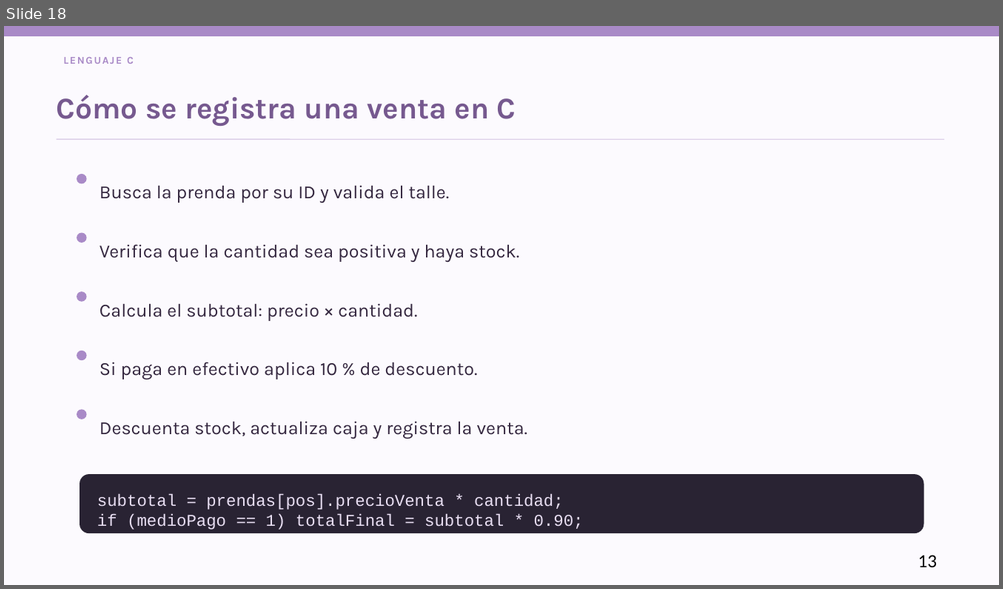
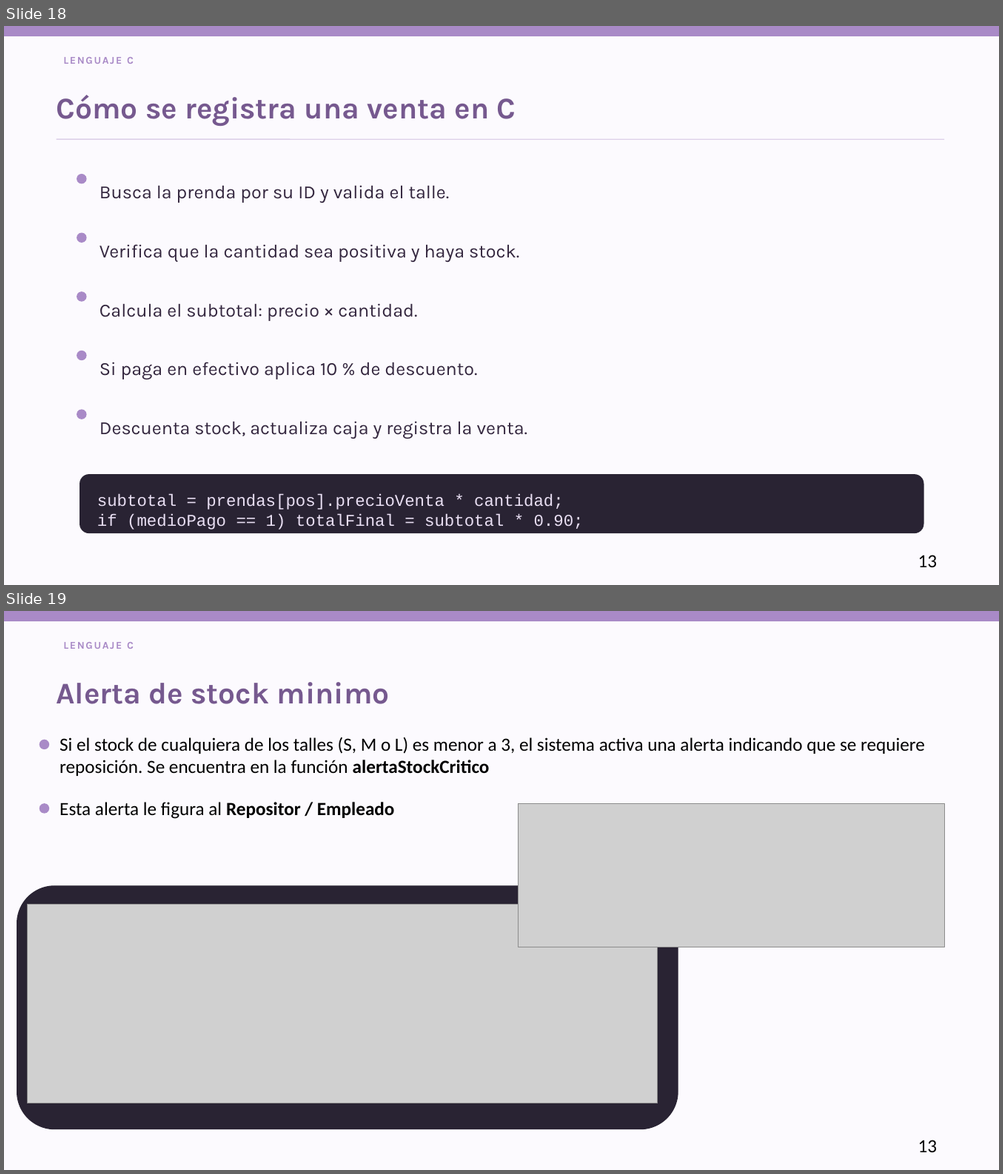
Before and after one commit to Daiiveliz/ProyectoIndumentariaPro, a slide deck: TIENDA_PRO_Presentacion_Equipo_y_GitHub.pptx. Shown one above the other, each under a label of ours: slide 18 before the commit, slides 18 and 19 after it. The pictures are 1003x589 and 1003x1174 pixels, drawn with LibreOffice and Linux fonts; fonts in the diff are those of the drawing; grey boxes stand for pictures. Boxes give left, top, right and bottom in pixels: in the first picture for what was removed or moved away, otherwise in the second. Text is boxed around its words. In the diff, an @@ line names an element or a change of style, - is before the commit and + after.

```diff
--- a/TIENDA_PRO_Presentacion_Equipo_y_GitHub.pptx
+++ b/TIENDA_PRO_Presentacion_Equipo_y_GitHub.pptx
@@ slide 19 added at <box>4,611,999,1170</box>, background #FCFAFE @@
@@ rectangle added at <box>4,611,999,621</box>, fill #A98AC7, outline #A98AC7 1 pt @@
@@ text added at <box>63,642,134,649</box>, 10 pt, text #A98AC7, bold @@
+LENGUAJE C
@@ text added at <box>57,682,390,704</box>, 29 pt, text #76598F, bold @@
+Alerta de stock minimo
@@ ellipse added at <box>40,740,48,749</box>, fill #A98AC7, outline #A98AC7 1 pt @@
@@ text added at <box>60,737,925,819</box>, 18 pt, text #000000 @@
+Si el stock de cualquiera de los talles (S, M o L) es menor a 3, el sistema activa una alerta indicando que se requiere reposición. Se encuentra en la función alertaStockCritico
+Esta alerta le figura al Repositor / Empleado
@@ ellipse added at <box>40,804,48,813</box>, fill #A98AC7, outline #A98AC7 1 pt @@
@@ picture added at <box>518,804,944,948</box> @@
@@ rounded rectangle added at <box>17,886,677,1130</box>, fill #292333, outline #292333 1 pt @@
@@ picture added at <box>27,904,657,1103</box> @@
@@ text added at <box>918,1140,937,1153</box>, 18 pt, text #000000 @@
+13
```
Also in this commit, not shown: 3 slides changed, 2 other slides added, 2 slides removed.
